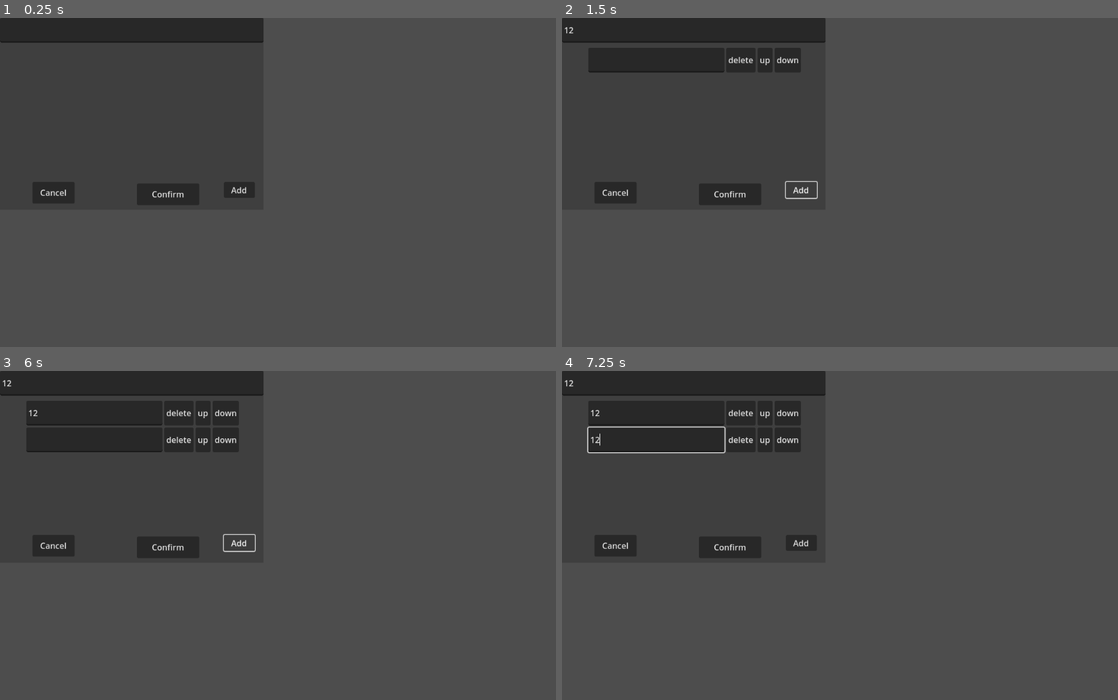
Above: before the commit, frames 1-4 (two rows, left to right).
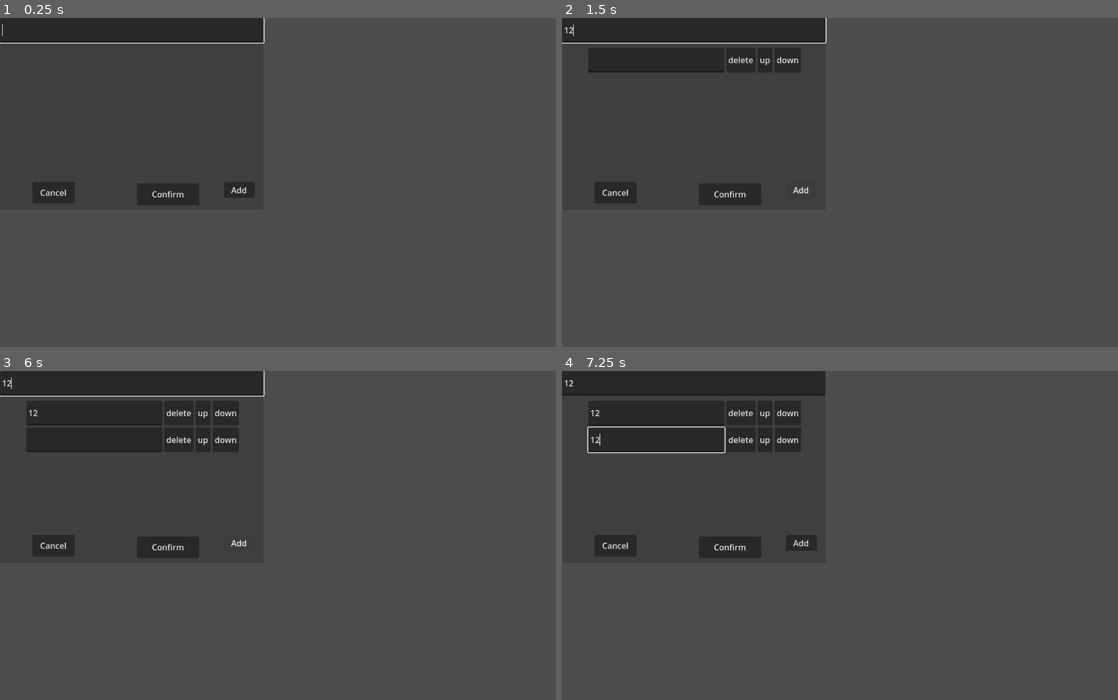
Above: after the commit, the same moments.

Repository: lfoxhlnut/KeyManager
Game: Godot game, scene res://ui/edit_window.tscn
Two runs of this game, one before a commit and one after it. Both use one fixed random seed, a clock stepped at 60 frames per second and the inputs below. This scene is started directly instead of the project's main scene.
Inputs (mouse positions are in pixels of both pictures, inside the frame that each line leads up to):
- Up to frame 1 (0.25 s): no input
- Up to frame 2 (1.5 s): click (695, 31) at 0.52 s; type "12" at 0.6 s; click "Add" at 1.25 s
- Up to frame 3 (6 s): click (94, 413) at 2.02 s; type "12" at 2.1 s; click "Confirm" at 2.75 s; click "Confirm" at 3.5 s; click "up" at 4.25 s; click "down" at 5 s; click "Add" at 5.75 s
- Up to frame 4 (7.25 s): click (656, 440) at 6.52 s; type "12" at 6.6 s

The runs differ from the first frame. In frame 1, 0.2% of the frame differs, in the area x 0-48%, y 0-8%; in frame 2, 0.3%, in the area x 0-48%, y 0-56%; in frame 3, 0.3%; in frame 4, nothing differs.

Commit message:
The input area now automatically grab focus.
The reason of removing "static" in global.gd is that the gd engine will warn "static func should be called by a instance" when running.

Diff:
--- a/script/edit_window.gd
+++ b/script/edit_window.gd
@@ -5,7 +5,7 @@
 ## canceled will emit automatically after confirmed emit
 signal canceled
 
-
+# NOTE: 已不记得是否有必要用 group 了, 似乎这里 group 的用法有潜在的问题, 重构时要注意
 const GROUP_NAME = "ew_body_le"
 const EwSubInfoTscn = preload("res://ui/ew_sub_info.tscn")
 
@@ -24,6 +24,9 @@
 		else:
 			add.show()
 
+## 如果为 true, 那么 ew 在被创建的时候会自动聚焦焦点至 title 的输入框
+## 且按下 add 按钮后会自动聚焦到新创建的输入框
+@export var auto_grab_focus := true
 var data := Data.new():
 	set(v):
 		if not is_node_ready():
@@ -46,7 +49,9 @@
 	head.size.x = size.x
 	head.size.y = 48
 	vbox.custom_minimum_size.x = scroll_container.size.x
-	#data = Data.new("title ff", ["info1", "info3", "fffff中文ffffff"])
+
+	if auto_grab_focus:
+		title_grab_focus()
 
 
 func initialize() -> void:
@@ -56,6 +61,9 @@
 
 	for i: String in data.info:
 		vbox.add_child(create_hbox(i))
+
+	if auto_grab_focus:
+		title_grab_focus()
 
 
 func create_hbox(content: String = "") -> HBoxContainer:
@@ -152,7 +160,29 @@
 
 func _on_add_pressed() -> void:
 	vbox.add_child(create_hbox())
+	if auto_grab_focus:
+		info_grab_focus(-1)
 
 
 func _on_cancel_pressed() -> void:
 	canceled.emit()
+
+
+## Set focus to input area of info.
+## The info will be accessed from lase one if the index is negative.
+## Nothing happens if the index is out of bound.
+func info_grab_focus(id: int) -> void:
+	# vbox 没有子节点的情况包含在内
+	if id >= vbox.get_child_count() or id < -vbox.get_child_count():
+		return
+	if id == -1:
+		head.focus_input_area()
+	else:
+		var hbox: HBoxContainer = vbox.get_child(id)
+		var sub_info: EwSubInfo = hbox.get_child(0)
+		sub_info.focus_input_area()
+
+
+## Set focus to input area of title
+func title_grab_focus() -> void:
+	head.focus_input_area()
--- a/script/ew_sub_info.gd
+++ b/script/ew_sub_info.gd
@@ -1,5 +1,7 @@
 class_name EwSubInfo
 extends Control
+
+# 其实如果仅是想禁用输入, 可以通过 line_edit::editable 属性来调整
 
 enum TYPE {
 	label,
@@ -28,6 +30,13 @@
 		for i: Control in get_children():
 			i.text = v
 		text = v
+		if not is_node_ready():
+			await ready
+
+		# 设置光标位置不会导致 line_edit 获得焦点
+		# 手动操作是因为可能 text 赋值在使用 focus_input_area() 之后,
+		# 这样光标位置与文本长度对不上
+		line_edit.caret_column = text.length()
 var id: int
 
 
@@ -45,3 +54,8 @@
 func _on_resized() -> void:
 	for i: Control in get_children():
 		i.size = size
+
+
+func focus_input_area() -> void:
+	if actived == line_edit:
+		line_edit.call_deferred("grab_focus")
--- a/script/global.gd
+++ b/script/global.gd
@@ -60,7 +60,7 @@
 ## 序列化字典(通过 var_to_str), 保留 Array 的类型(如果有的话)
 ## 允许的变量类型可通过 type_serializable() 判定
 ## 假设字典的键都是字符串类型
-static func serialize_dict(d: Dictionary) -> Dictionary:
+func serialize_dict(d: Dictionary) -> Dictionary:
 	var res := {
 		_type="Dictionary",
 	}
@@ -70,12 +70,12 @@
 	return res
 
 
-static func type_serializable(type_id: int) -> bool:
+func type_serializable(type_id: int) -> bool:
 	return type_id <= TYPE_OBJECT or type_id in [TYPE_ARRAY, TYPE_DICTIONARY]
 
 
 ## 与 serialize_dict() 类似, 序列化数组
-static func serialize_arr(arr: Array) -> Dictionary:
+func serialize_arr(arr: Array) -> Dictionary:
 	var type_id := arr.get_typed_builtin()
 	# object 之前的都是内置类型, 预期可以以合适的方式自动序列化和反序列化
 	assert(type_serializable(type_id))
@@ -101,7 +101,7 @@
 	return res
 
 
-static func _serialize_element(ele: Variant) -> Dictionary:
+func _serialize_element(ele: Variant) -> Dictionary:
 	var type_id := typeof(ele)
 	assert(type_serializable(type_id))
 	var val: Dictionary
@@ -118,7 +118,7 @@
 
 
 ## 与 serialize_dict() 类似, 序列化字典和数组(二者是容器)以外的变量
-static func serialize_others(ele: Variant) -> Dictionary:
+func serialize_others(ele: Variant) -> Dictionary:
 	var val = {
 			_type="others",	# 其实是什么都无所谓, 只要有这个字段就行
 			_type_id=typeof(ele),
@@ -133,7 +133,7 @@
 
 
 ## 与 serialize_dict 方法相对应, 反序列化字典, 可以正确处理带类型的 Array
-static func deserialize_dict(d: Dictionary) -> Dictionary:
+func deserialize_dict(d: Dictionary) -> Dictionary:
 	assert(d._type == "Dictionary")
 	var res := {}
 
@@ -146,7 +146,7 @@
 
 
 ## 类似 deserialize_dict(), 反序列化数组
-static func deserialize_arr(d: Dictionary) -> Array:
+func deserialize_arr(d: Dictionary) -> Array:
 	assert(d._type == "Array")
 	var res: Array
 	d._type_id = d._type_id as int
@@ -168,7 +168,7 @@
 	return res
 
 
-static func _deserialize_element(ele: Dictionary) -> Variant:
+func _deserialize_element(ele: Dictionary) -> Variant:
 	assert(ele.has("_type"))
 	var val
 	match ele._type:
@@ -182,7 +182,7 @@
 
 
 ## 类似 deserialize_dict(), 反序列化字典和数组以外的变量
-static func deserialize_others(ele: Dictionary) -> Variant:
+func deserialize_others(ele: Dictionary) -> Variant:
 	ele._type_id = ele._type_id as int
 	var val = str_to_var(ele._val)
 
--- a/script/info_input.gd
+++ b/script/info_input.gd
@@ -58,3 +58,7 @@
 
 func _on_cancel_pressed() -> void:
 	canceled.emit()
+
+
+func focus_input_area() -> void:
+	line_edit.call_deferred("grab_focus")
--- a/script/main.gd
+++ b/script/main.gd
@@ -8,6 +8,7 @@
 # 属性: 不显示
 # item 文本过长如何处理
 # ew 换序的时候保持视觉正确的控件焦点
+# Standardize comments.
 
 func _ready() -> void:
 	_on_menu_load_pressed("111")	# for test
--- a/script/menu.gd
+++ b/script/menu.gd
@@ -124,6 +124,7 @@
 	info_input.placeholder_text = placeholder
 	center_container.show()
 	hud.exclusive_mouse = true
+	info_input.focus_input_area()
 
 	_input = ""
 	_valid = false
